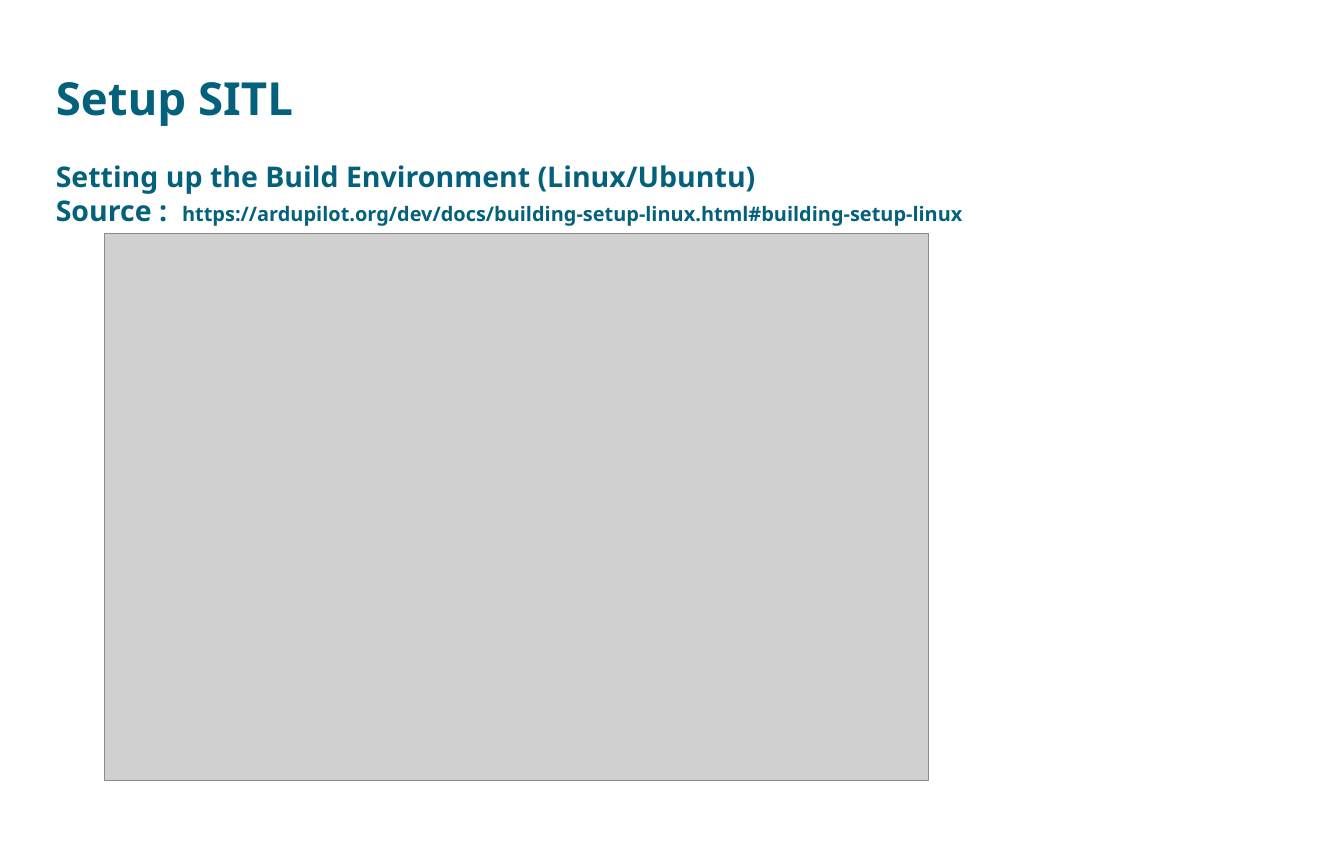
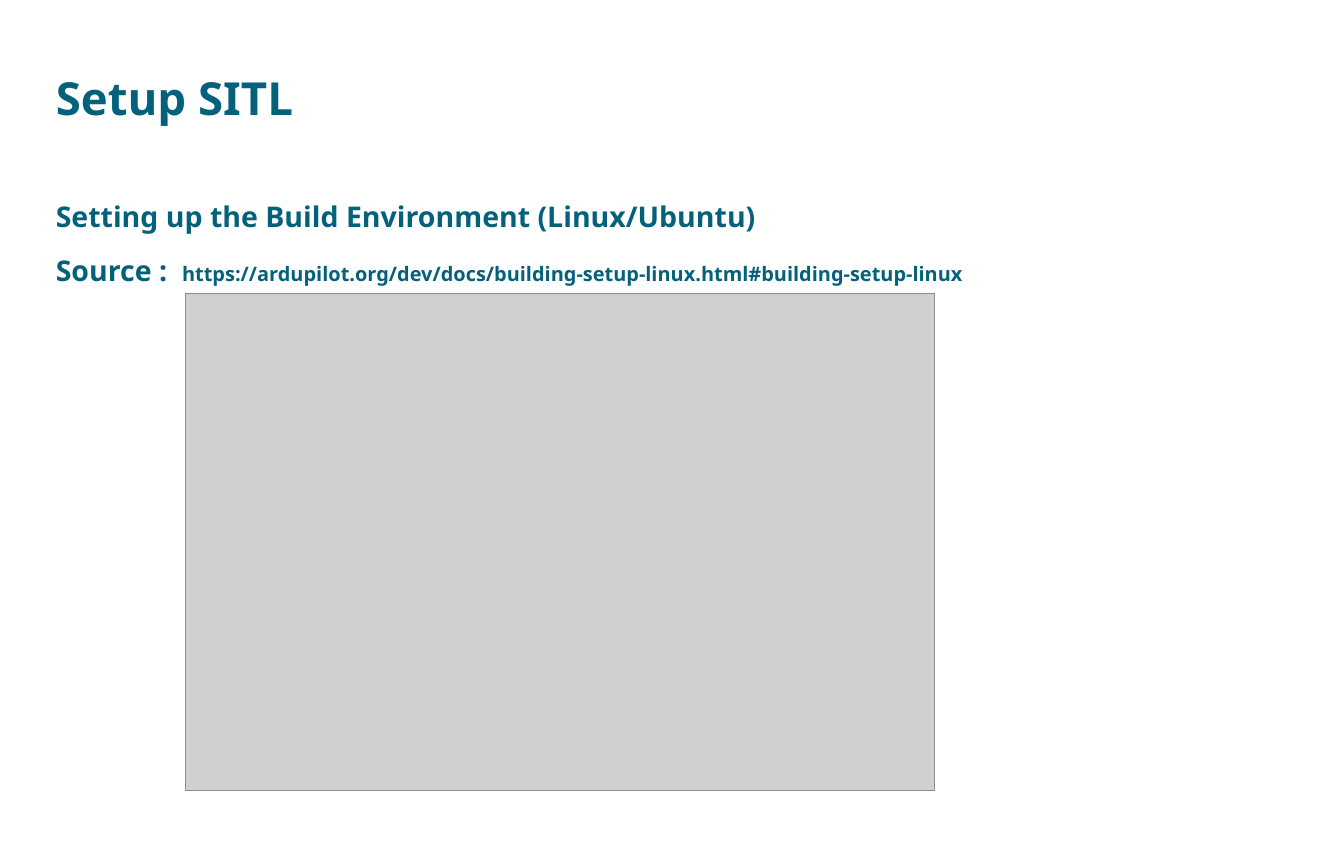
Before and after one commit to KishanBillava/DroneProjects, a slide deck: slide 3 of ArdupilotSITL/GA_PPT.odp. Drawn at 1344x847 pixels with LibreOffice and Linux fonts; fonts in the diff are those of the drawing; grey boxes stand for pictures; background and template pictures are left out. Boxes give left, top, right and bottom in pixels: in the first picture for what was removed or moved away, otherwise in the second. Text is boxed around its words. In the diff, an @@ line names an element or a change of style, - is before the commit and + after.

Commit message:
updated PPT

```diff
--- a/ArdupilotSITL/GA_PPT.odp
+++ b/ArdupilotSITL/GA_PPT.odp
@@ subtitle "Setup SITL" at (x1=56, y1=82, x2=962, y2=286): more space between paragraphs @@
@@ picture resized from (x1=104, y1=234, x2=928, y2=781) to (x1=185, y1=293, x2=934, y2=790) @@
```
Also in this commit, not shown: 8 other slides changed, 1 other file.
